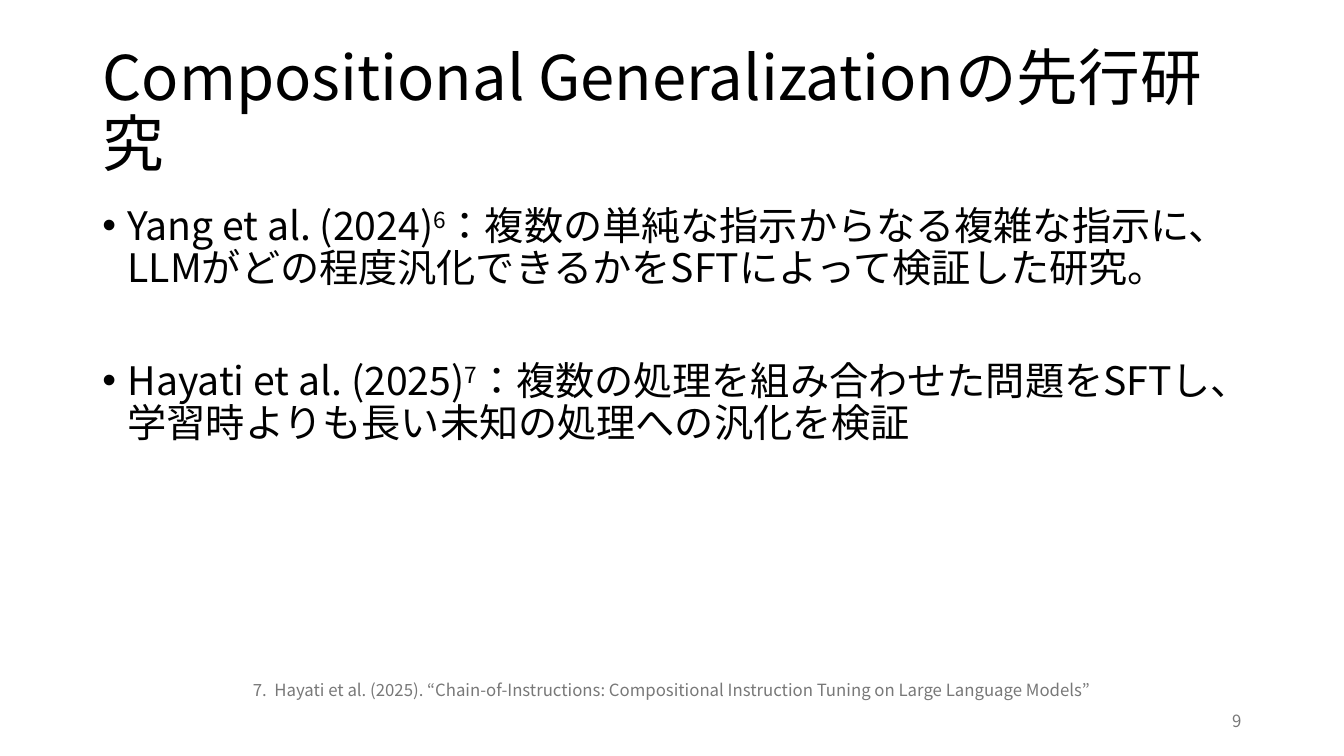
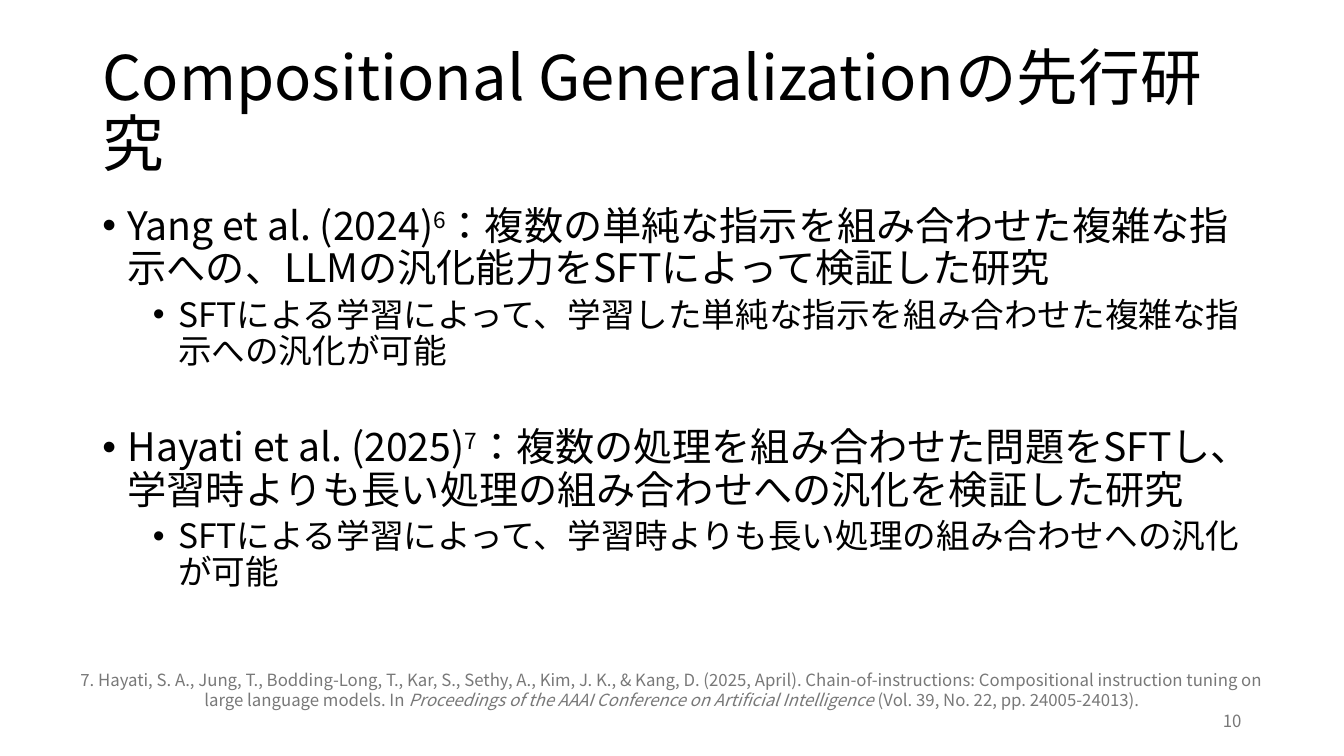
Before and after one commit to rollotea/array-task, a slide deck: slide 10 of 生成AIの追加学習による問題.pptx (slide 9 before the commit). Drawn at 1344x756 pixels with LibreOffice and Linux fonts; fonts in the diff are those of the drawing. Boxes give left, top, right and bottom in pixels: in the first picture for what was removed or moved away, otherwise in the second. Text is boxed around its words. In the diff, an @@ line names an element or a change of style, - is before the commit and + after.

```diff
--- a/生成AIの追加学習による問題.pptx
+++ b/生成AIの追加学習による問題.pptx
@@ text at box(128, 207, 1250, 587): text changed @@
-• Yang et al. (2024)6：複数の単純な指示からなる複雑な指示に、LLMがどの程度汎化できるかをSFTによって検証した研究。
-• Hayati et al. (2025)7：複数の処理を組み合わせた問題をSFTし、学習時よりも長い未知の処理への汎化を検証
+• Yang et al. (2024)6：複数の単純な指示を組み合わせた複雑な指示への、LLMの汎化能力をSFTによって検証した研究
+  • SFTによる学習によって、学習した単純な指示を組み合わせた複雑な指示への汎化が可能
+• Hayati et al. (2025)7：複数の処理を組み合わせた問題をSFTし、学習時よりも長い処理の組み合わせへの汎化を検証した研究
+  • SFTによる学習によって、学習時よりも長い処理の組み合わせへの汎化が可能
@@ text at box(80, 672, 1261, 710): text changed @@
-7. Hayati et al. (2025). “Chain-of-Instructions: Compositional Instruction Tuning on Large Language Models”
+7. Hayati, S. A., Jung, T., Bodding-Long, T., Kar, S., Sethy, A., Kim, J. K., & Kang, D. (2025, April). Chain-of-instructions: Compositional instruction tuning on large language models. In Proceedings of the AAAI Conference on Artificial Intelligence (Vol. 39, No. 22, pp. 24005-24013).
@@ page number at box(1223, 714, 1242, 727): text changed @@
-9
+10
```
Also in this commit, not shown: 26 other slides changed, 8 slides added, 5 slides removed, 6 other files.
